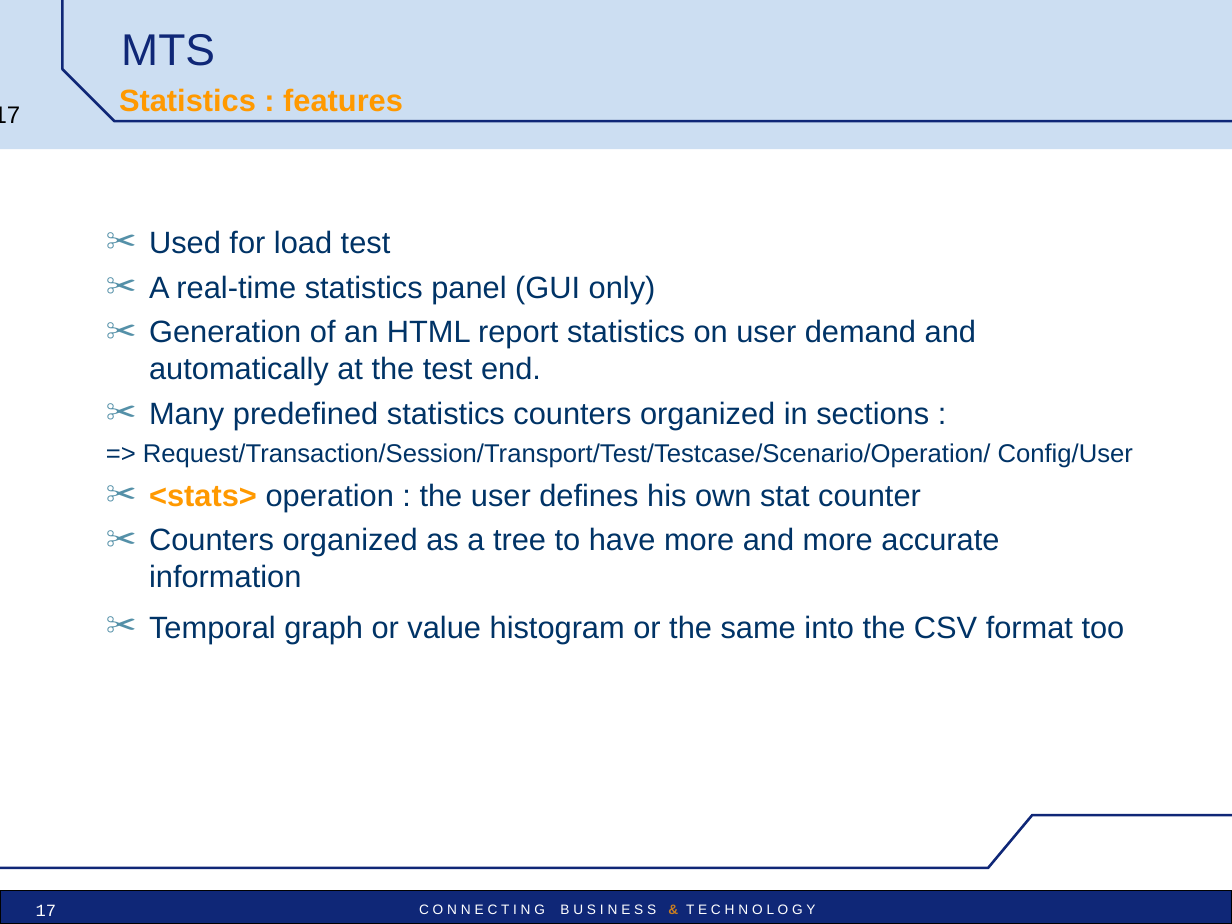
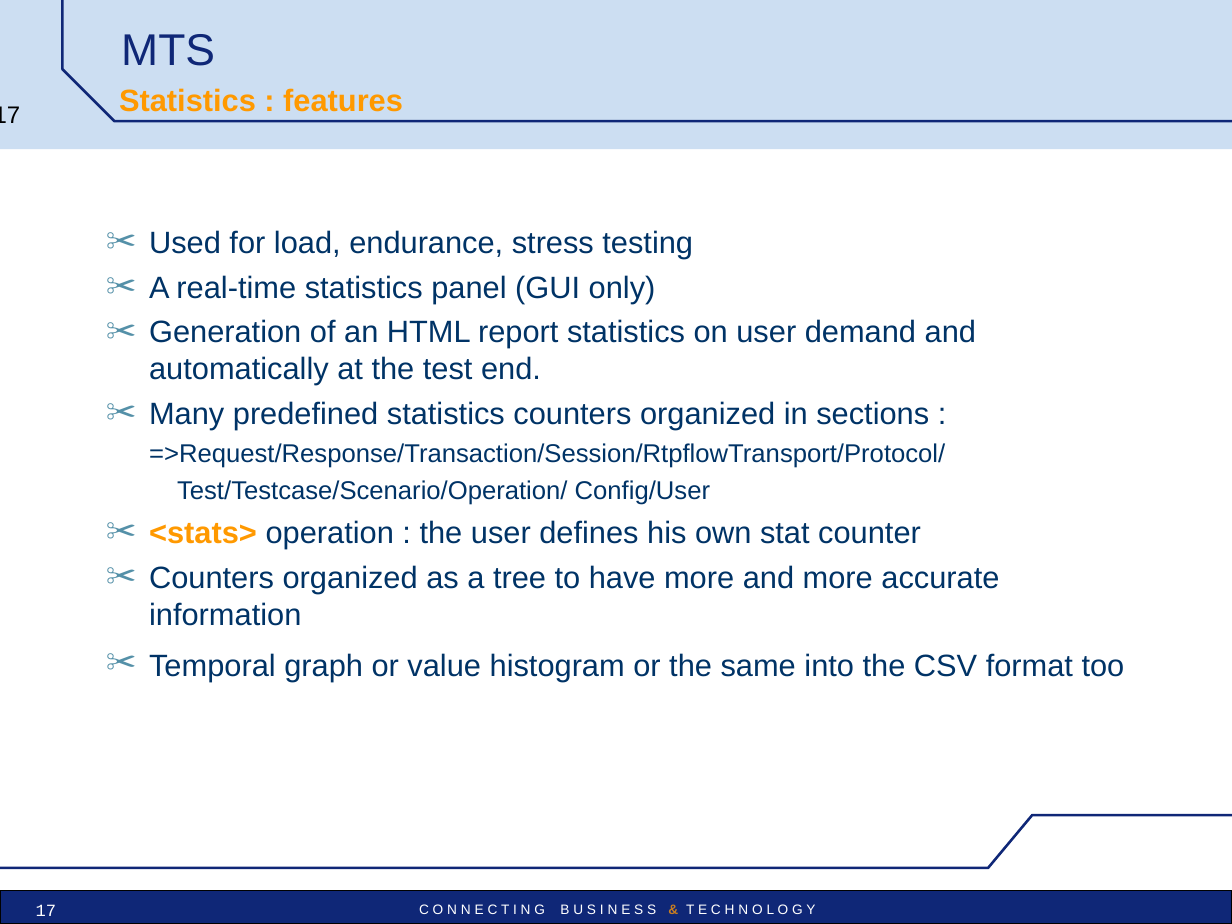
Before and after one commit to vu3mmg/mts-project, a slide deck: slide 17 of trunk/mts/src/main/doc/MTS_pres_technical.ppt. Drawn at 1232x924 pixels with LibreOffice and Linux fonts; fonts in the diff are those of the drawing; background and template pictures are left out. Boxes give left, top, right and bottom in pixels: in the first picture for what was removed or moved away, otherwise in the second. Text is boxed around its words. In the diff, an @@ line names an element or a change of style, - is before the commit and + after.

```diff
--- a/trunk/mts/src/main/doc/MTS_pres_technical.ppt
+++ b/trunk/mts/src/main/doc/MTS_pres_technical.ppt
@@ text at box(149, 230, 693, 259): text changed @@
-✂ Used for load test
+✂ Used for load, endurance, stress testing
@@ text at box(149, 443, 945, 505): text changed @@
-=> Request/Transaction/Session/Transport/Test/Testcase/Scenario/Operation/ Config/User
+=>Request/Response/Transaction/Session/RtpflowTransport/Protocol/
+Test/Testcase/Scenario/Operation/ Config/User
```
Also in this commit, not shown: 9 other slides changed, 2 slides added.
